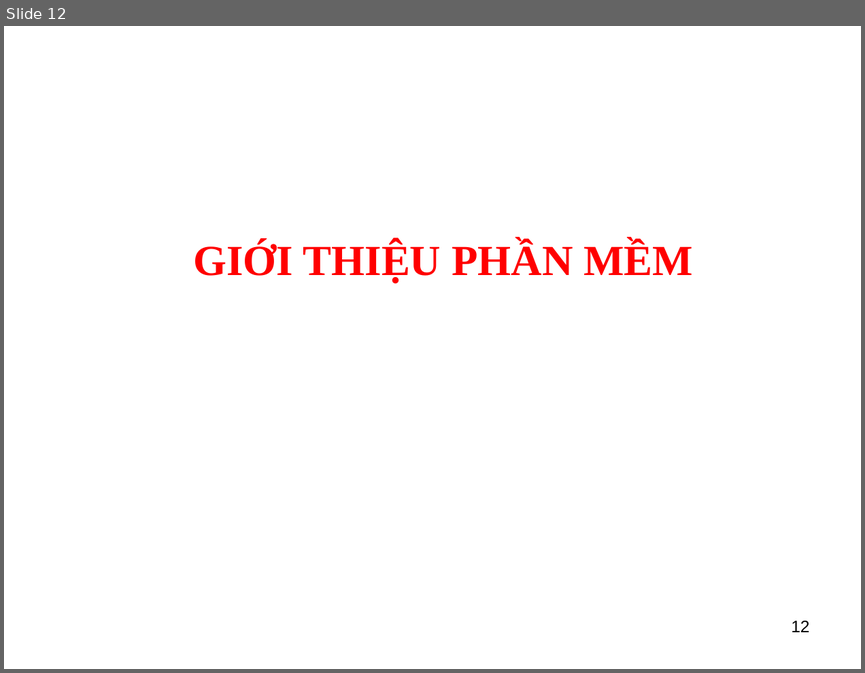
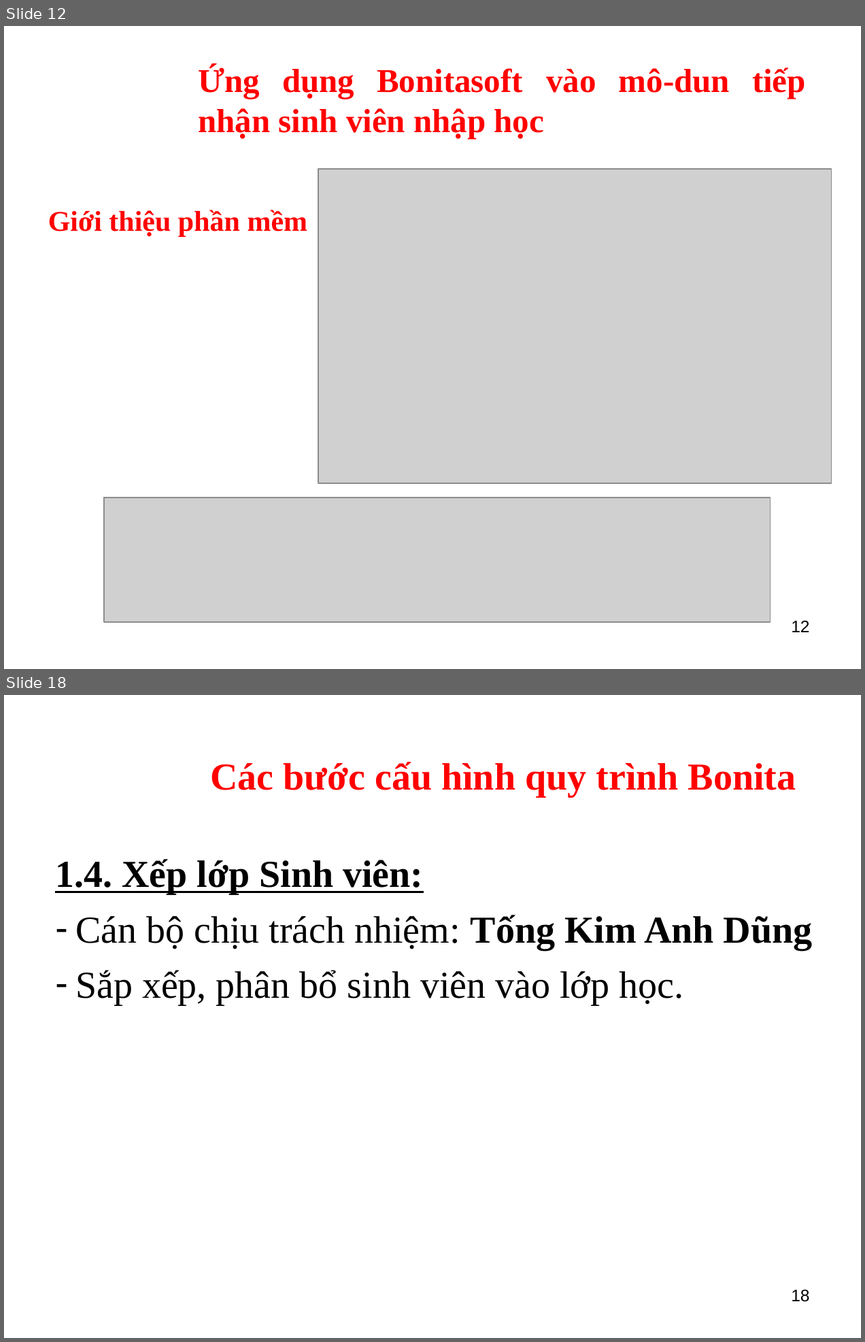
Before and after one commit to kellyfire611/bonita, a slide deck: slide/baocaoFinal.ppt. Shown one above the other, each under a label of ours: slide 12 before the commit, slides 12 and 18 after it; the slides between them are not shown. The pictures are 865x673 and 865x1342 pixels, drawn with LibreOffice and Linux fonts; fonts in the diff are those of the drawing; grey boxes stand for pictures; background and template pictures are left out. Boxes give left, top, right and bottom in pixels: in the first picture for what was removed or moved away, otherwise in the second. Text is boxed around its words. In the diff, an @@ line names an element or a change of style, - is before the commit and + after.

```diff
--- a/slide/baocaoFinal.ppt
+++ b/slide/baocaoFinal.ppt
@@ slide 18 added at (x1=4, y1=695, x2=861, y2=1338), background picture (left out) @@
@@ text added at (x1=210, y1=762, x2=796, y2=797), 32 pt, text #FF0000, bold @@
+Các bước cấu hình quy trình Bonita
@@ text added at (x1=55, y1=859, x2=813, y2=1004), 32 pt, text #000000 @@
+1.4. Xếp lớp Sinh viên:
+– Cán bộ chịu trách nhiệm: Tống Kim Anh Dũng
+– Sắp xếp, phân bổ sinh viên vào lớp học.
@@ page number added at (x1=791, y1=1289, x2=809, y2=1302), 14 pt, text #000000 @@
+18
@@ slide 12 changed as well @@
@@ text added at (x1=198, y1=66, x2=806, y2=139), 28 pt, text #FF0000, bold @@
+Ứng dụng Bonitasoft vào mô-dun tiếp nhận sinh viên nhập học
@@ picture added at (x1=318, y1=169, x2=832, y2=484) @@
@@ text at (x1=48, y1=210, x2=308, y2=237): text changed; size 36 to 24 pt @@
-GIỚI THIỆU PHẦN MỀM
+Giới thiệu phần mềm
@@ picture added at (x1=104, y1=497, x2=770, y2=622) @@
```
Also in this commit, not shown: 2 other slides changed, 23 other slides added, 9 slides removed, 4 other files.
